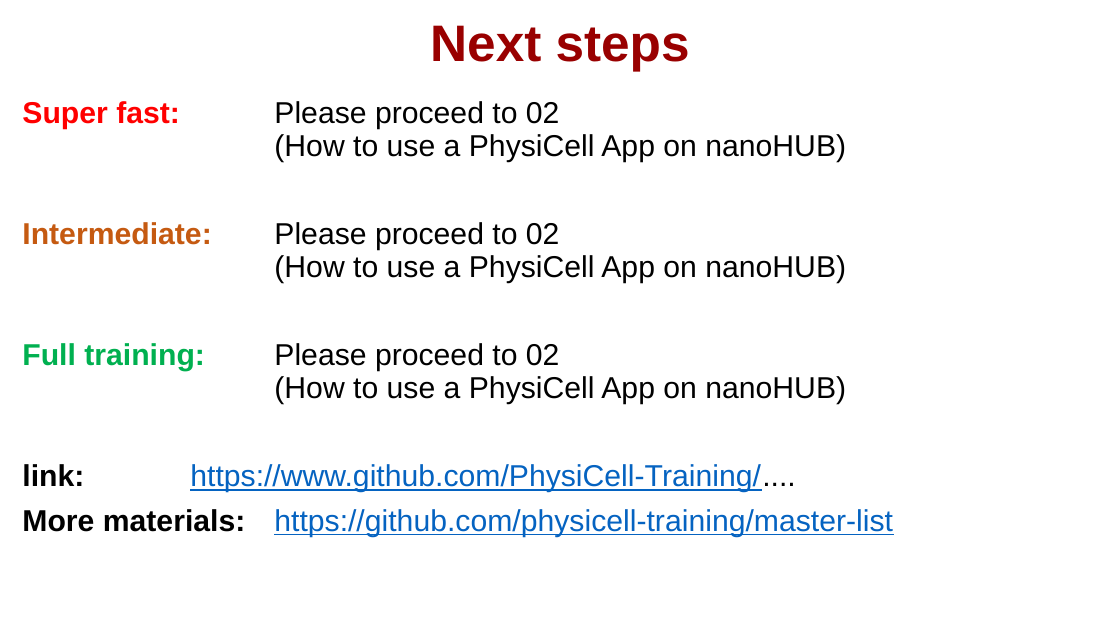
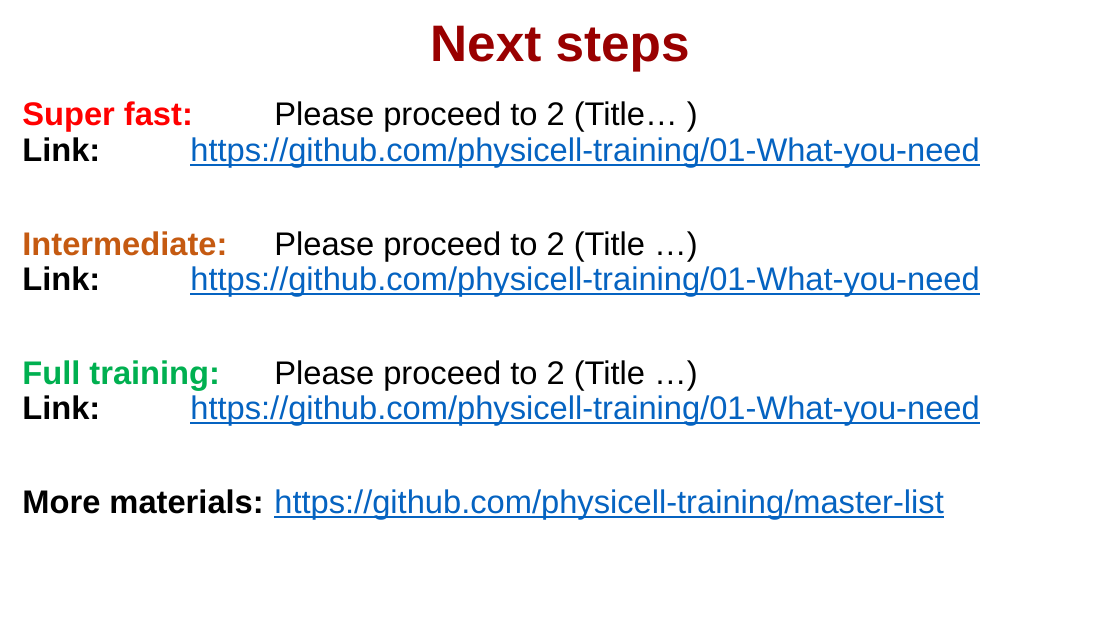
Before and after one commit to physicell-training/Presentation-Template, a slide deck: slide 13 of pptx_source/PhysiCell-Template (v4).pptx. Drawn at 1120x630 pixels with LibreOffice and Linux fonts; fonts in the diff are those of the drawing; background and template pictures are left out. Boxes give left, top, right and bottom in pixels: in the first picture for what was removed or moved away, otherwise in the second. Text is boxed around its words. In the diff, an @@ line names an element or a change of style, - is before the commit and + after.

```diff
--- a/pptx_source/PhysiCell-Template (v4).pptx
+++ b/pptx_source/PhysiCell-Template (v4).pptx
@@ text at [22,101,979,425]: text changed; size 19.4 to 21 pt; text colour #000000 to #0563C1 @@
-Super fast: Please proceed to 02
-(How to use a PhysiCell App on nanoHUB)
-Intermediate: Please proceed to 02
-(How to use a PhysiCell App on nanoHUB)
-Full training: Please proceed to 02
-(How to use a PhysiCell App on nanoHUB)
-link: https://www.github.com/PhysiCell-Training/....
+Super fast: Please proceed to 2 (Title… )
+Link: https://github.com/physicell-training/01-What-you-need
+Intermediate: Please proceed to 2 (Title …)
+Link: https://github.com/physicell-training/01-What-you-need
+Full training: Please proceed to 2 (Title …)
+Link: https://github.com/physicell-training/01-What-you-need
@@ text at [22,489,943,519]: size 19.4 to 21 pt in "More materials: https://github.com/physicell-training/master ..." @@
```
Also in this commit, not shown: 2 other slides changed.
